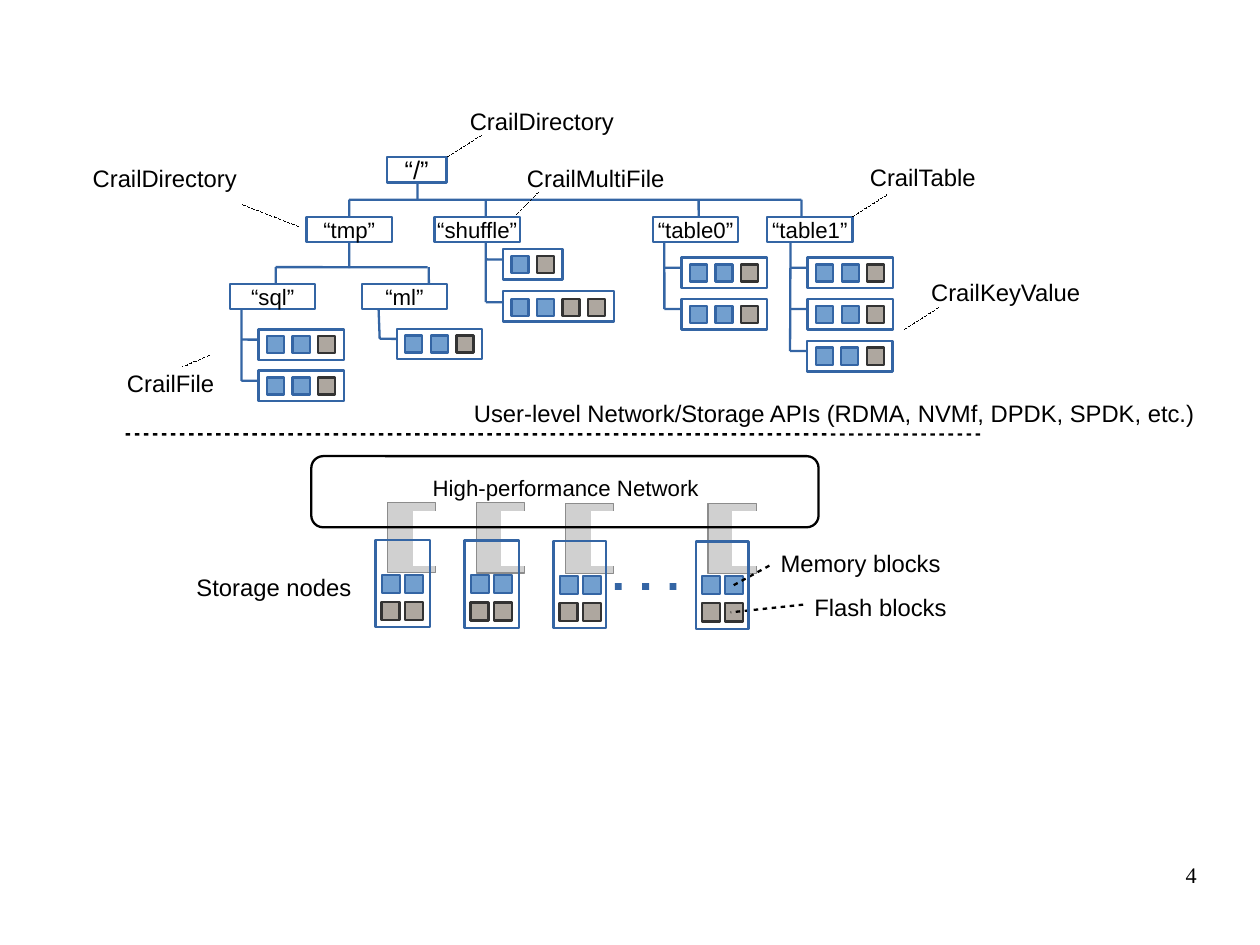
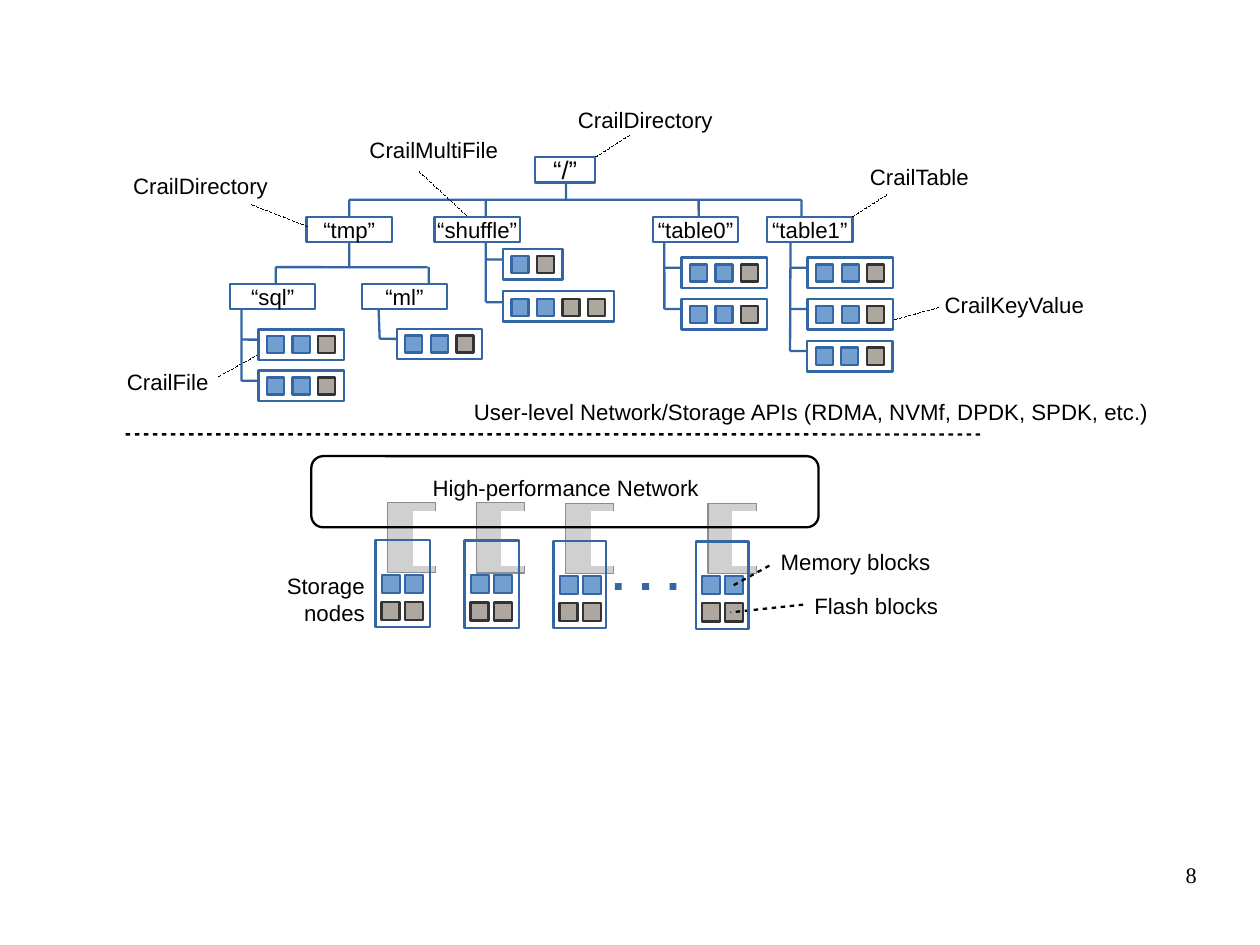
Before and after one commit to apache/incubator-crail-website, a slide deck: slide 8 of _graphix/website.odp (slide 4 before the commit). Drawn at 1260x945 pixels with LibreOffice and Linux fonts; fonts in the diff are those of the drawing; grey boxes stand for pictures; background and template pictures are left out. Boxes give left, top, right and bottom in pixels: in the first picture for what was removed or moved away, otherwise in the second. Text is boxed around its words. In the diff, an @@ line names an element or a change of style, - is before the commit and + after.

```diff
--- a/_graphix/website.odp
+++ b/_graphix/website.odp
@@ text "CrailDirectory" moved from (x1=470, y1=112, x2=614, y2=136) to (x1=578, y1=112, x2=713, y2=133) @@
@@ size 15 to 14 pt in 9 elements at (x1=781, y1=554, x2=930, y2=575), (x1=814, y1=598, x2=938, y2=615), (x1=127, y1=374, x2=209, y2=391), (x1=870, y1=169, x2=969, y2=186), (x1=474, y1=404, x2=1147, y2=425), (x1=945, y1=297, x2=1084, y2=318), (x1=133, y1=178, x2=268, y2=199), (x1=578, y1=112, x2=713, y2=133), (x1=369, y1=142, x2=498, y2=159) @@
@@ text "CrailMultiFile" moved from (x1=527, y1=169, x2=664, y2=193) to (x1=369, y1=142, x2=498, y2=159) @@
@@ text "CrailDirectory" moved from (x1=93, y1=169, x2=237, y2=192) to (x1=133, y1=178, x2=268, y2=199) @@
@@ line moved from (539, 192) - (516, 215) to (420, 172) - (466, 215) @@
@@ line moved from (298, 226) - (241, 205) to (308, 226) - (250, 205) @@
@@ 2 lines, 1 rectangle moved together from (x1=386, y1=135, x2=481, y2=200) to (x1=535, y1=135, x2=630, y2=200) @@
@@ text "CrailKeyValue" moved from (x1=931, y1=283, x2=1080, y2=306) to (x1=945, y1=297, x2=1084, y2=318) @@
@@ line moved from (939, 308) - (904, 329) to (939, 308) - (893, 320) @@
@@ line moved from (209, 356) - (183, 367) to (258, 354) - (217, 377) @@
@@ text at (x1=287, y1=578, x2=365, y2=622): text changed; size 15 to 14 pt @@
-Storage nodes
+Storage
+nodes
@@ page number at (x1=1186, y1=868, x2=1197, y2=884): text changed @@
-4
+8
```
Also in this commit, not shown: 1 other slide changed, 4 slides added, 2 other files.
